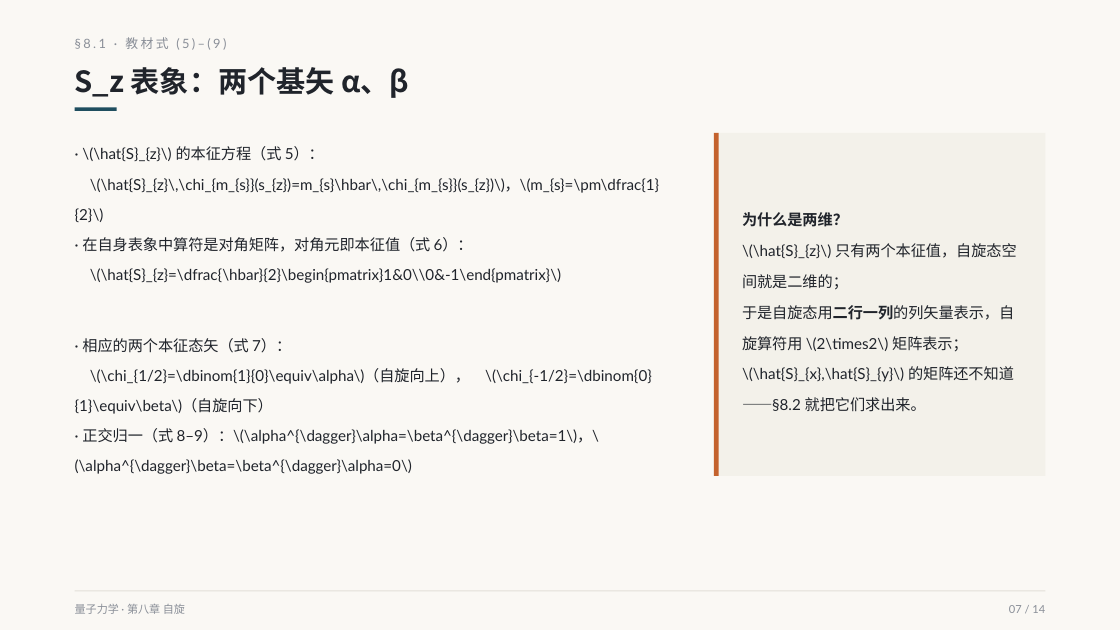
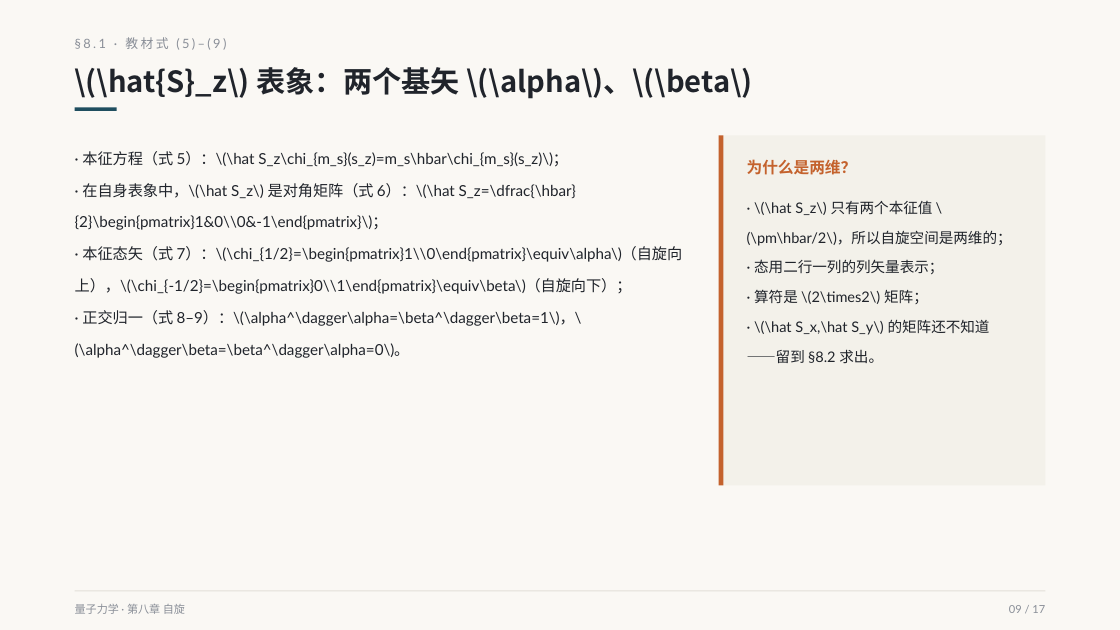
Before and after one commit to zhangdajian-sdu/quantum-mechanics-slides, a slide deck: slide 9 of slides/ch8/ch8-s1.pptx (slide 7 before the commit). Drawn at 1120x630 pixels with LibreOffice and Linux fonts; fonts in the diff are those of the drawing. Boxes give left, top, right and bottom in pixels: in the first picture for what was removed or moved away, otherwise in the second. Text is boxed around its words. In the diff, an @@ line names an element or a change of style, - is before the commit and + after.

```diff
--- a/slides/ch8/ch8-s1.pptx
+++ b/slides/ch8/ch8-s1.pptx
@@ text at (x1=75, y1=67, x2=753, y2=99): text changed @@
-S_z 表象：两个基矢 α、β
+\(\hat{S}_z\) 表象：两个基矢 \(\alpha\)、\(\beta\)
@@ rectangle resized from (x1=714, y1=133, x2=1045, y2=476) to (x1=719, y1=135, x2=1046, y2=486) @@
@@ rectangle resized from (x1=714, y1=133, x2=719, y2=476) to (x1=719, y1=135, x2=724, y2=486) @@
@@ text at (x1=75, y1=151, x2=683, y2=358): text changed @@
-· \(\hat{S}_{z}\) 的本征方程（式 5）：
-\(\hat{S}_{z}\,\chi_{m_{s}}(s_{z})=m_{s}\hbar\,\chi_{m_{s}}(s_{z})\)，\(m_{s}=\pm\dfrac{1}{2}\)
-· 在自身表象中算符是对角矩阵，对角元即本征值（式 6）：
-\(\hat{S}_{z}=\dfrac{\hbar}{2}\begin{pmatrix}1&0\\0&-1\end{pmatrix}\)
+· 本征方程（式 5）：\(\hat S_z\chi_{m_s}(s_z)=m_s\hbar\chi_{m_s}(s_z)\)；
+· 在自身表象中，\(\hat S_z\) 是对角矩阵（式 6）：\(\hat S_z=\dfrac{\hbar}{2}\begin{pmatrix}1&0\\0&-1\end{pmatrix}\)；
+· 本征态矢（式 7）：\(\chi_{1/2}=\begin{pmatrix}1\\0\end{pmatrix}\equiv\alpha\)（自旋向上），\(\chi_{-1/2}=\begin{pmatrix}0\\1\end{pmatrix}\equiv\beta\)（自旋向下）；
+· 正交归一（式 8–9）：\(\alpha^\dagger\alpha=\beta^\dagger\beta=1\)，\(\alpha^\dagger\beta=\beta^\dagger\alpha=0\)。
@@ text added at (x1=747, y1=159, x2=857, y2=175), 13.5 pt, text #C4622D, bold @@
+为什么是两维？
@@ text at (x1=747, y1=201, x2=1012, y2=363): text changed; size 13 to 12.5 pt @@
-为什么是两维？
-\(\hat{S}_{z}\) 只有两个本征值，自旋态空间就是二维的；
-于是自旋态用二行一列的列矢量表示，自旋算符用 \(2\times2\) 矩阵表示；
-\(\hat{S}_{x},\hat{S}_{y}\) 的矩阵还不知道——§8.2 就把它们求出来。
+· \(\hat S_z\) 只有两个本征值 \(\pm\hbar/2\)，所以自旋空间是两维的；
+· 态用二行一列的列矢量表示；
+· 算符是 \(2\times2\) 矩阵；
+· \(\hat S_x,\hat S_y\) 的矩阵还不知道——留到 §8.2 求出。
@@ text "· \(\hat S_z\) 只有两个本征值 \(\pm\hbar/2\)，所以自旋空间是两维的；" at (x1=747, y1=201, x2=1012, y2=363): vertical alignment middle to top @@
@@ text removed at (x1=75, y1=338, x2=652, y2=474) @@
-· 相应的两个本征态矢（式 7）：
-\(\chi_{1/2}=\dbinom{1}{0}\equiv\alpha\)（自旋向上）， \(\chi_{-1/2}=\dbinom{0}{1}\equiv\beta\)（自旋向下）
-· 正交归一（式 8–9）：\(\alpha^{\dagger}\alpha=\beta^{\dagger}\beta=1\)，\(\alpha^{\dagger}\beta=\beta^{\dagger}\alpha=0\)
@@ text at (x1=1009, y1=605, x2=1045, y2=613): text changed @@
-07 / 14
+09 / 17
```
Also in this commit, not shown: 13 other slides changed, 3 slides added, 25 other files.
